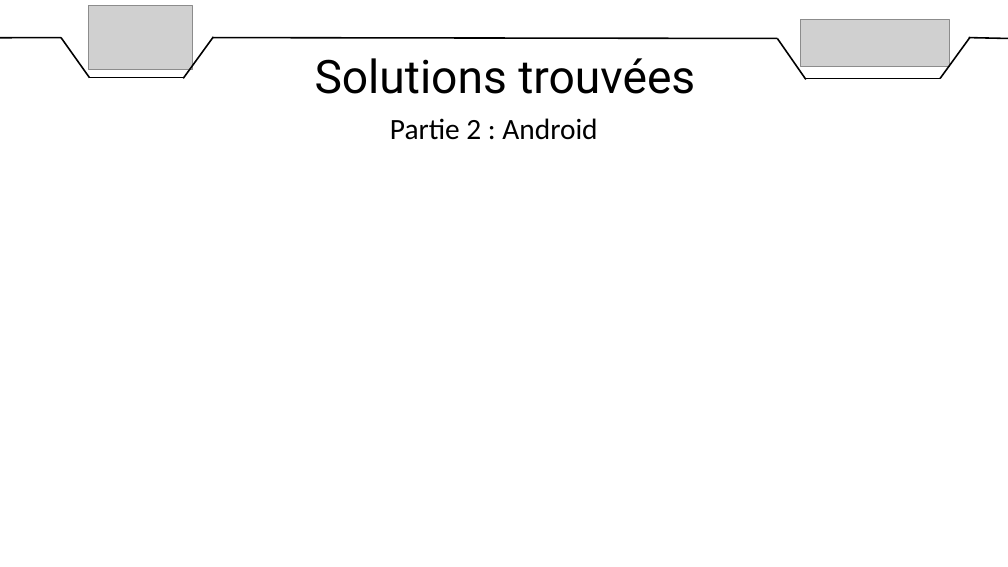
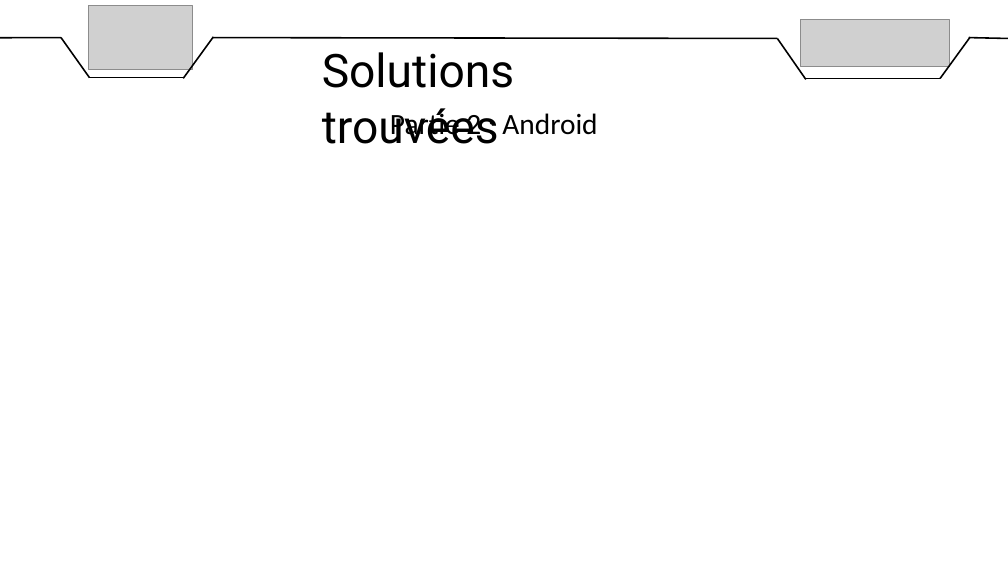
Before and after one commit to DylanChe/SupervisionSerre, a slide deck: slide 13 of oral_projet/revue_2/diaporama_revue_2_dylan.pptx. Drawn at 1008x567 pixels with LibreOffice and Linux fonts; fonts in the diff are those of the drawing; grey boxes stand for pictures. Boxes give left, top, right and bottom in pixels: in the first picture for what was removed or moved away, otherwise in the second. Text is boxed around its words. In the diff, an @@ line names an element or a change of style, - is before the commit and + after.

```diff
--- a/oral_projet/revue_2/diaporama_revue_2_dylan.pptx
+++ b/oral_projet/revue_2/diaporama_revue_2_dylan.pptx
@@ text "Solutions trouvées" rewrapped from (315,58,695,94) to (322,52,514,144) @@
@@ text "Partie 2 : Android" rewrapped from (390,118,597,140) to (390,110,597,142) @@
```
Also in this commit, not shown: 7 other slides changed.
